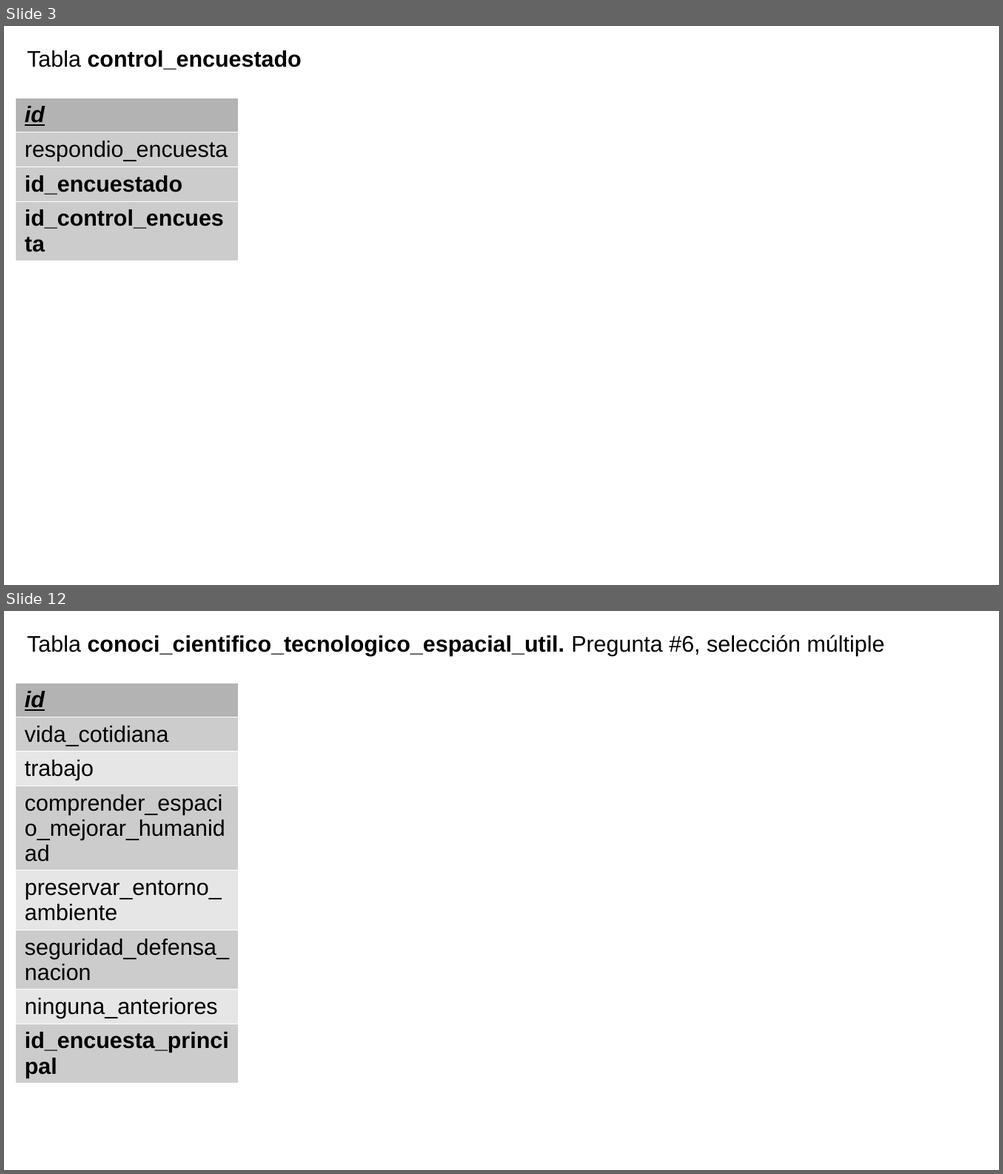
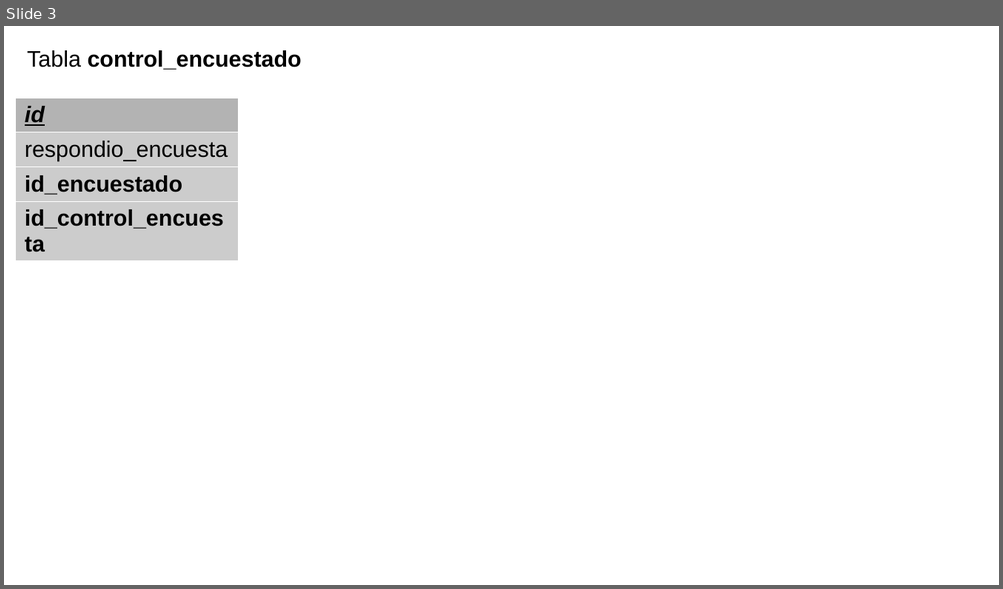
Before and after one commit to laar19/encuesta, a slide deck: 1 documentation/tablas.odp. Shown one above the other, each under a label of ours: slides 3 and 12 before the commit, slide 3 after it; the slides between them are not shown. The pictures are 1003x1174 and 1003x589 pixels, drawn with LibreOffice and Linux fonts; fonts in the diff are those of the drawing. Boxes give left, top, right and bottom in pixels: in the first picture for what was removed or moved away, otherwise in the second. Text is boxed around its words. In the diff, an @@ line names an element or a change of style, - is before the commit and + after.

```diff
--- a/1 documentation/tablas.odp
+++ b/1 documentation/tablas.odp
@@ slide 12 removed at (4, 611, 999, 1170), background #FFFFFF @@
@@ text removed at (27, 635, 885, 656) @@
-Tabla conoci_cientifico_tecnologico_espacial_util. Pregunta #6, selección múltiple
@@ table removed at (16, 684, 239, 1084), 8 rows, 1 columns @@
-id
-vida_cotidiana
-trabajo
-comprender_espacio_mejorar_humanidad
-preservar_entorno_ambiente
-seguridad_defensa_nacion
-ninguna_anteriores
-id_encuesta_principal
```
Also in this commit, not shown: 1 slide changed, 9 slides added, 28 other slides removed, 52 other files.
